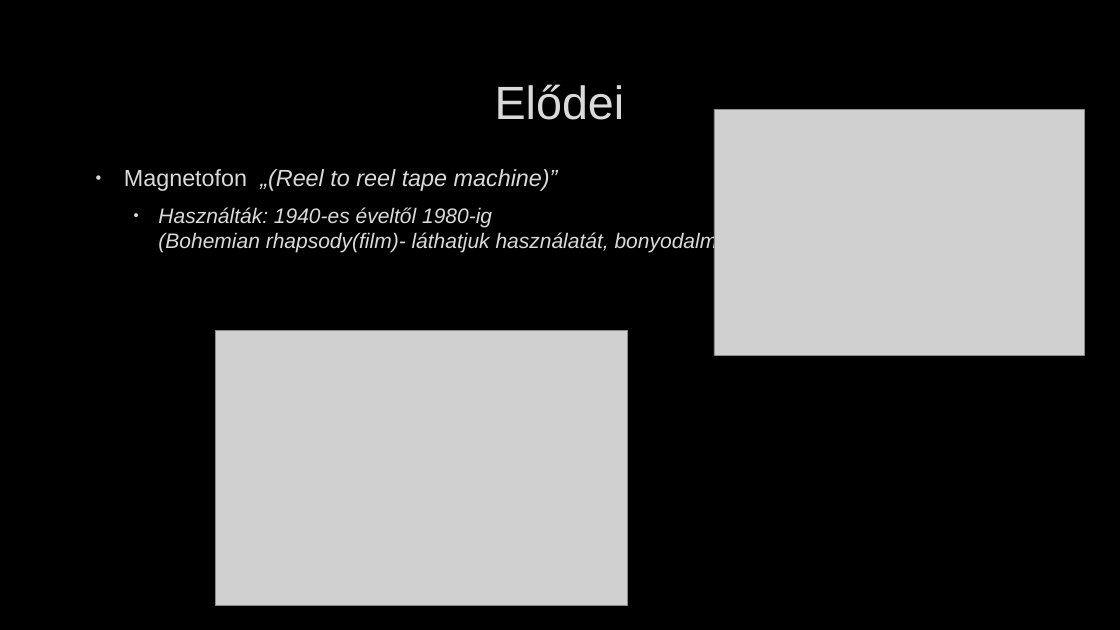
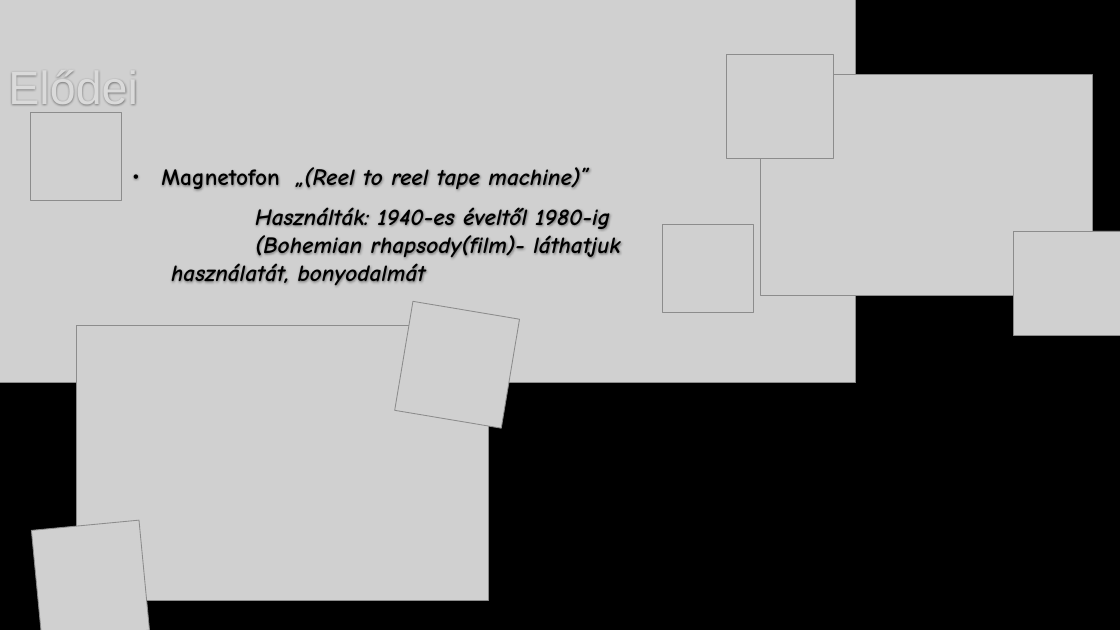
Before and after one commit to TatraiDominik/DAW-PPT, a slide deck: slide 5 of DAW.pptx. Drawn at 1120x630 pixels with LibreOffice and Linux fonts; fonts in the diff are those of the drawing; grey boxes stand for pictures; background and template pictures are left out. Boxes give left, top, right and bottom in pixels: in the first picture for what was removed or moved away, otherwise in the second. Text is boxed around its words. In the diff, an @@ line names an element or a change of style, - is before the commit and + after.

```diff
--- a/DAW.pptx
+++ b/DAW.pptx
@@ picture added at <box>0,0,856,382</box> @@
@@ title "Elődei": place and size @@
-title "Elődei" at <box>495,84,625,120</box>
+title "Elődei" at <box>8,72,138,114</box>
@@ title "Elődei" at <box>8,72,138,114</box>: alignment centre to left @@
@@ picture added at <box>727,54,834,158</box> @@
@@ picture: place and size @@
-picture at <box>714,109,1085,355</box>
+picture at <box>760,75,1092,296</box>
@@ picture added at <box>31,112,121,200</box> @@
@@ text "Magnetofon „(Reel to reel tape ...": place and size @@
-text "Magnetofon „(Reel to reel tape ..." at <box>124,169,735,253</box>
+text "Magnetofon „(Reel to reel tape ..." at <box>161,167,620,286</box>
@@ text "Magnetofon „(Reel to reel tape ..." at <box>161,167,620,286</box>: font Arial to Comic Neue, text colour #DADADA to #000000, bold on; size 18 to 20 pt in "Használták: 1940-es éveltől 1980-ig (Bohemian rhapsody(film) ..."; bullet colour #DADADA to #000000; bullet • to none @@
@@ picture added at <box>663,224,753,312</box> @@
@@ picture added at <box>1014,231,1120,336</box> @@
@@ picture: place and size @@
-picture at <box>216,330,628,605</box>
+picture at <box>76,326,489,601</box>
@@ picture added at <box>395,302,520,429</box> @@
@@ picture added at <box>31,520,150,630</box> @@
```
Also in this commit, not shown: 2 other slides changed, 4 slides added, 1 slide removed.
